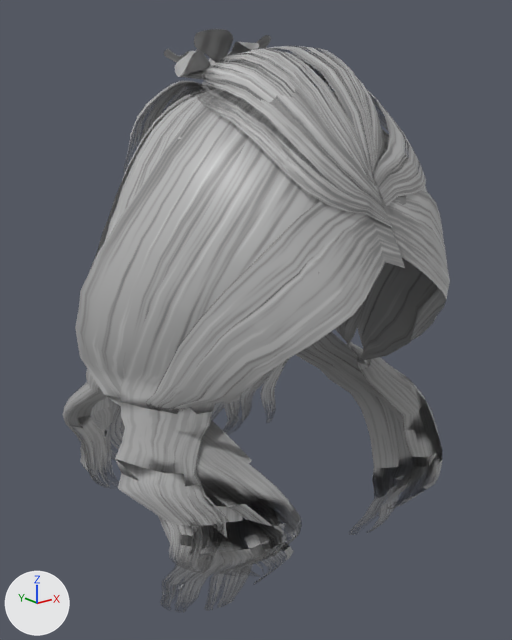
An edit to the glTF model public/models/daz_hair_twin_braids.glb, drawn before and after from the same camera.
Both versions are drawn from a 50 mm lens placed at (-0.256, -0.316, 0.125), pointed at (-0.002, 0.002, -0.002). Every picture has the same lights, and +X, +Y and +Z are marked at lower left. The picture after the commit comes second. Vertices at exactly the same position are counted once.

Objects in the first picture: 'daz_hair_twin_braids'.
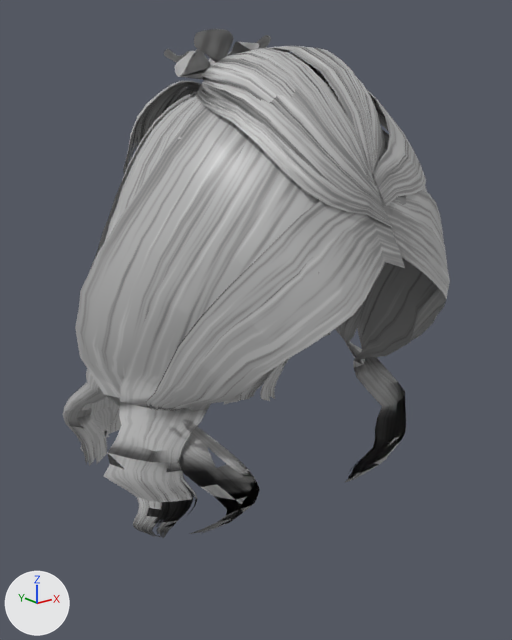
Changed parts and their boxes (x1, y1, x2, y2) in the pictures (512 x 640 px; the box of a moved part takes in the faces that stretch with it):
'daz_hair_twin_braids', reshaped (13% shorter)
    before: (63, 29, 450, 613)
    after: (63, 29, 450, 538)
part 1 of me_daz_hair_twin_braids, deleted
    before: (158, 486, 223, 613)
part 2 of me_daz_hair_twin_braids, deleted
    before: (295, 347, 414, 535)
part 3 of me_daz_hair_twin_braids, deleted
    before: (252, 515, 294, 586)
part 4 of me_daz_hair_twin_braids, deleted
    before: (203, 419, 274, 611)
part 5 of me_daz_hair_twin_braids, cut back
    before: (308, 326, 442, 533)
    after: (340, 326, 406, 482)
part 6 of me_daz_hair_twin_braids, deleted
    before: (80, 397, 276, 489)
part 7 of me_daz_hair_twin_braids, moved or reshaped
    before: (115, 377, 302, 578)
    after: (104, 377, 260, 538)
part 8 of me_daz_hair_twin_braids, edited (looks the same)
    both: (63, 29, 450, 466)

Patch to the scene script:
```diff
--- a/public/models/daz_hair_twin_braids.glb.py
+++ b/public/models/daz_hair_twin_braids.glb.py
@@ mat_daz_hair_twin_braids_mat_1 @@
+mat_daz_hair_twin_braids_mat_1 = bpy.data.materials.new('daz_hair_twin_braids_mat')
+# uses the picture img_daz_hair_twin_braids_tex
@@ me_daz_hair_twin_braids @@
 # used by ob_daz_hair_twin_braids; location = (0.0, 0.0, 0.0)
-me_daz_hair_twin_braids.from_pydata(...)  # 6495 vertices, 10122 faces; spans x -0.116..0.103, y -0.107..0.126, z -0.146..0.16
+me_daz_hair_twin_braids.from_pydata(...)  # 5260 vertices, 8161 faces; spans x -0.116..0.103, y -0.107..0.126, z -0.108..0.16
+# me_daz_hair_twin_braids part 1: the loose piece of 145 vertices spanning x -0.104..-0.055, y -0.069..0.037, z -0.138..0.037 is deleted
+# me_daz_hair_twin_braids part 2: the loose piece of 142 vertices spanning x 0.028..0.083, y -0.073..0.043, z -0.142..0.043 is deleted
+# me_daz_hair_twin_braids part 3: the loose piece of 141 vertices spanning x -0.081..-0.021, y -0.071..0.04, z -0.137..0.04 is deleted
+# me_daz_hair_twin_braids part 4: the loose piece of 139 vertices spanning x -0.086..-0.048, y -0.078..0.026, z -0.146..0.036 is deleted
+# me_daz_hair_twin_braids part 5: 86 vertices moved from x 0.035..0.089, y -0.092..0.006, z -0.093..-0.027 to x 0.035..0.089, y -0.063..0.007, z -0.093..-0.027; 270 vertices removed from x 0.03..0.099, y -0.087..0.027, z -0.146..0.04; 23 vertices added at x 0.03..0.094, y -0.049..-0.002, z -0.105..-0.04
+# me_daz_hair_twin_braids part 6: 395 vertices removed from x -0.08..0.087, y 0.077..0.12, z -0.144..-0.106
+# me_daz_hair_twin_braids part 7: 139 vertices moved from x -0.116..-0.035, y -0.083..0.008, z -0.099..-0.027 to x -0.116..-0.035, y -0.051..0.009, z -0.099..-0.027; 63 vertices removed from x -0.105..-0.04, y -0.079..-0.058, z -0.122..-0.082; 37 vertices added at x -0.105..-0.04, y -0.041..-0.023, z -0.106..-0.082
+# me_daz_hair_twin_braids part 8: 8067 faces spanning x -0.116..0.103, y -0.107..0.126, z -0.108..0.16 switch from mat_daz_hair_twin_braids_mat (picture img_daz_hair_twin_braids_tex) to mat_daz_hair_twin_braids_mat_1
```
